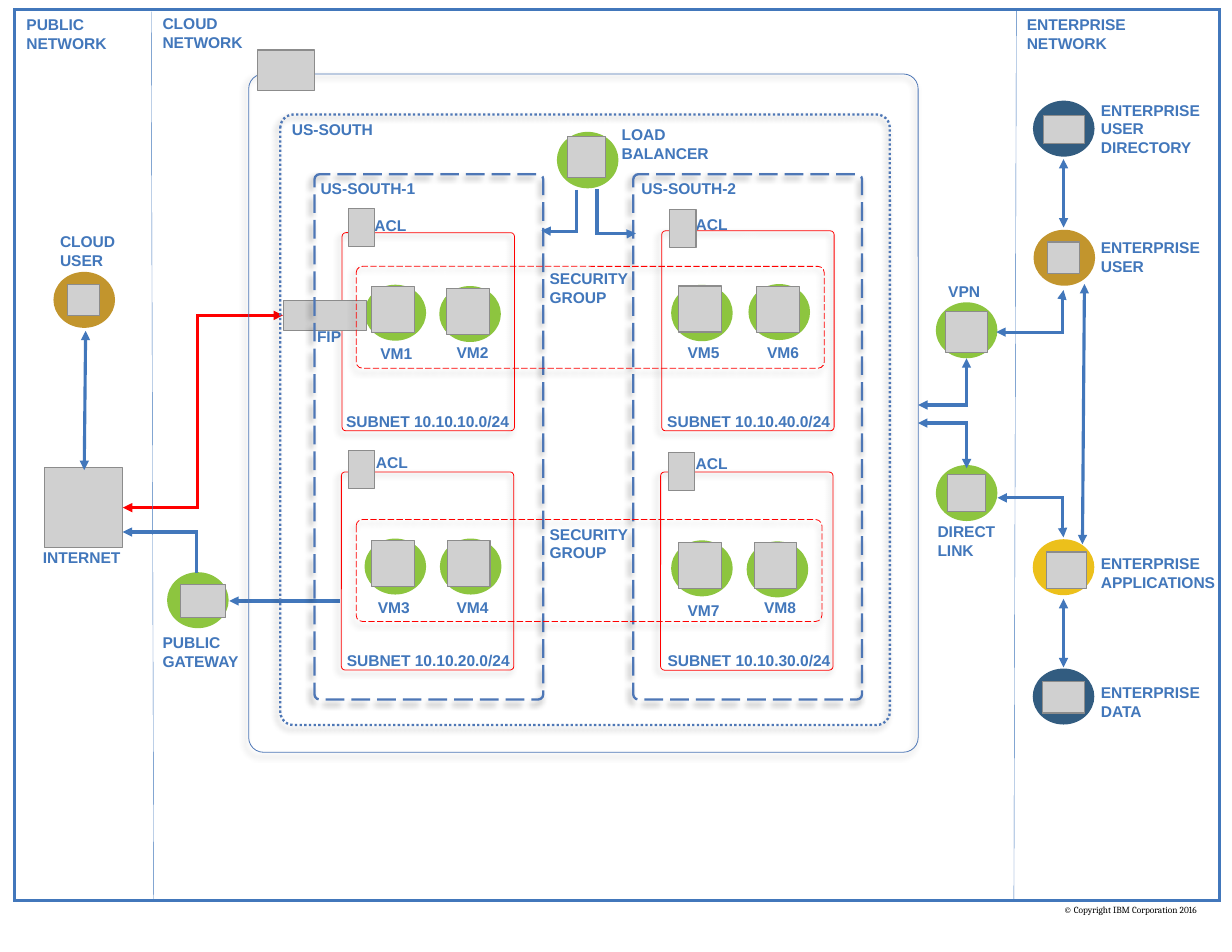
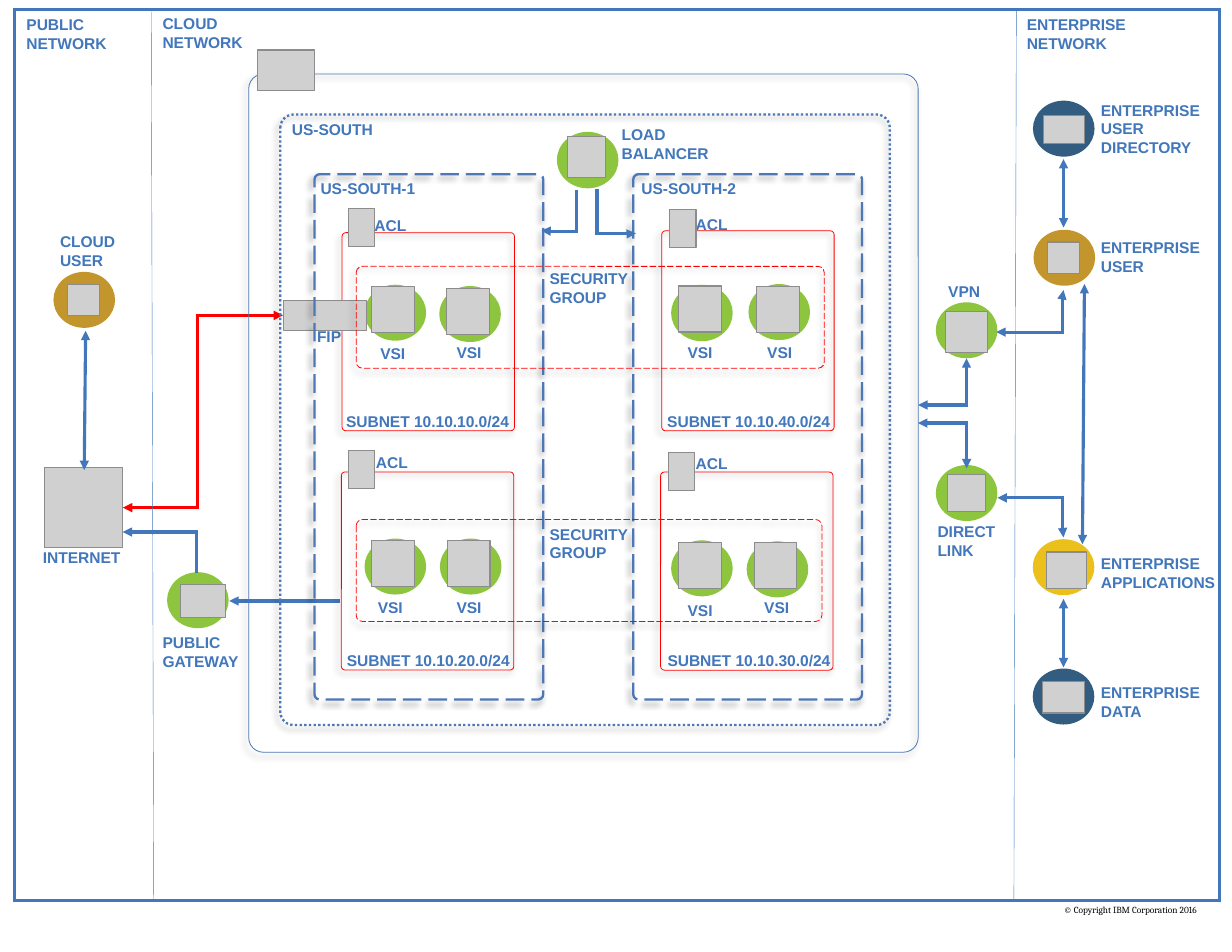
Before and after one commit to ibm-cloud-architecture/ibm-cloud-stencils, a slide deck: slide 2 of powerpoint/templates/VirtualPrivateCloudEditablePPT.pptx. Drawn at 1232x952 pixels with LibreOffice and Linux fonts; fonts in the diff are those of the drawing; grey boxes stand for pictures. Boxes give left, top, right and bottom in pixels: in the first picture for what was removed or moved away, otherwise in the second. Text is boxed around its words. In the diff, an @@ line names an element or a change of style, - is before the commit and + after.

Commit message:
minor

```diff
--- a/powerpoint/templates/VirtualPrivateCloudEditablePPT.pptx
+++ b/powerpoint/templates/VirtualPrivateCloudEditablePPT.pptx
@@ text at [380, 348, 405, 359]: text changed @@
-VM1
+VSI
@@ text at [457, 347, 482, 358]: text changed @@
-VM2
+VSI
@@ text at [688, 347, 713, 358]: text changed @@
-VM5
+VSI
@@ text at [767, 347, 792, 358]: text changed @@
-VM6
+VSI
@@ text at [378, 602, 403, 613]: text changed @@
-VM3
+VSI
@@ text at [457, 602, 482, 613]: text changed @@
-VM4
+VSI
@@ text at [688, 605, 713, 616]: text changed @@
-VM7
+VSI
@@ text at [764, 602, 789, 613]: text changed @@
-VM8
+VSI
```
